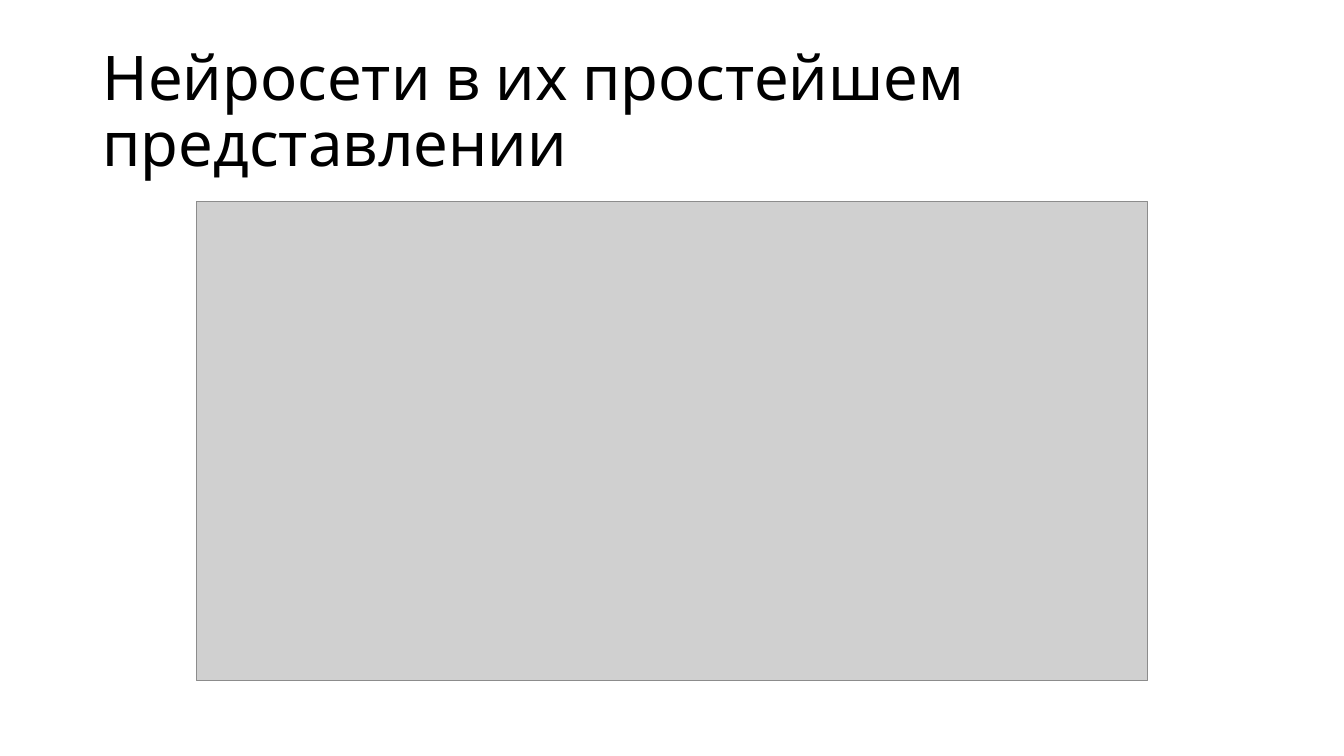
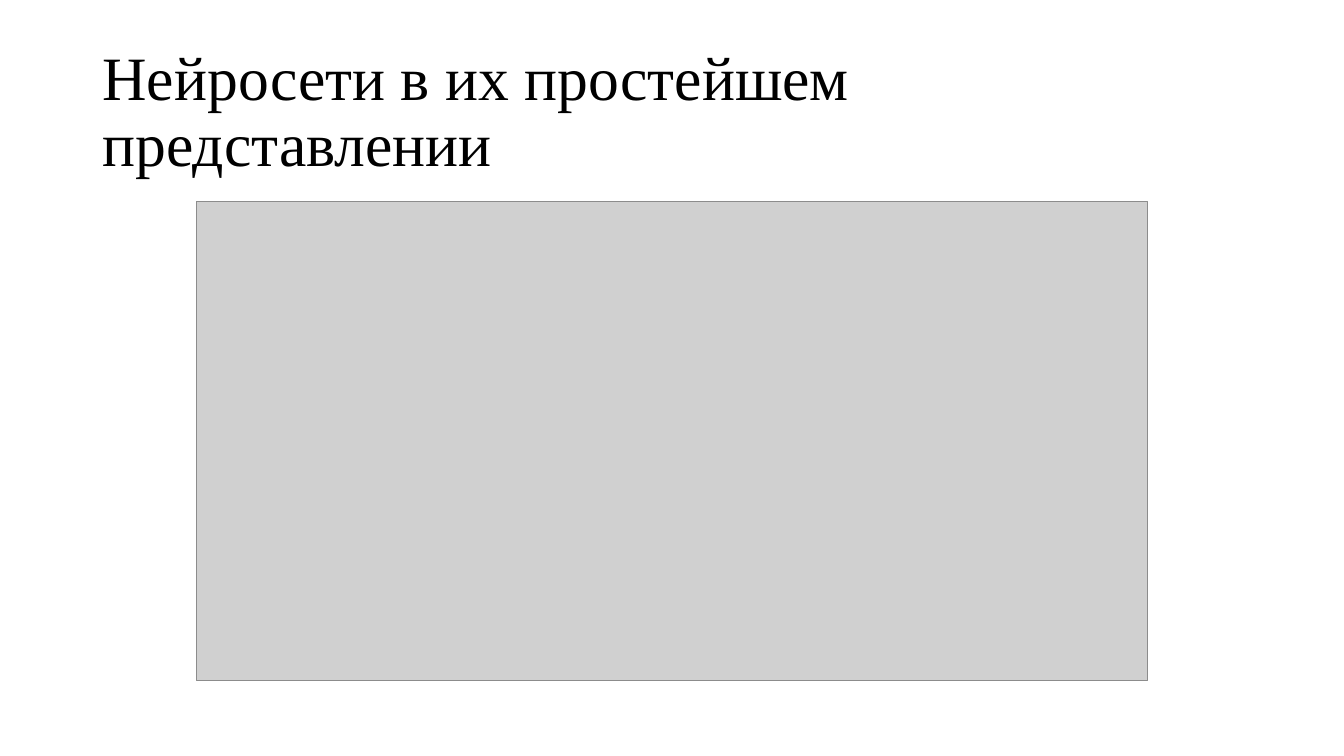
Before and after one commit to Ygrik2003/PINN_GL, a slide deck: slide 2 of src_latex/present.pptx. Drawn at 1344x756 pixels with LibreOffice and Linux fonts; fonts in the diff are those of the drawing; grey boxes stand for pictures. Boxes give left, top, right and bottom in pixels: in the first picture for what was removed or moved away, otherwise in the second. Text is boxed around its words. In the diff, an @@ line names an element or a change of style, - is before the commit and + after.

```diff
--- a/src_latex/present.pptx
+++ b/src_latex/present.pptx
@@ title "Нейросети в их простейшем представлении" at <box>102,58,849,178</box>: font Karla to Times New Roman @@
```
Also in this commit, not shown: 4 other slides changed, 6 slides added.
